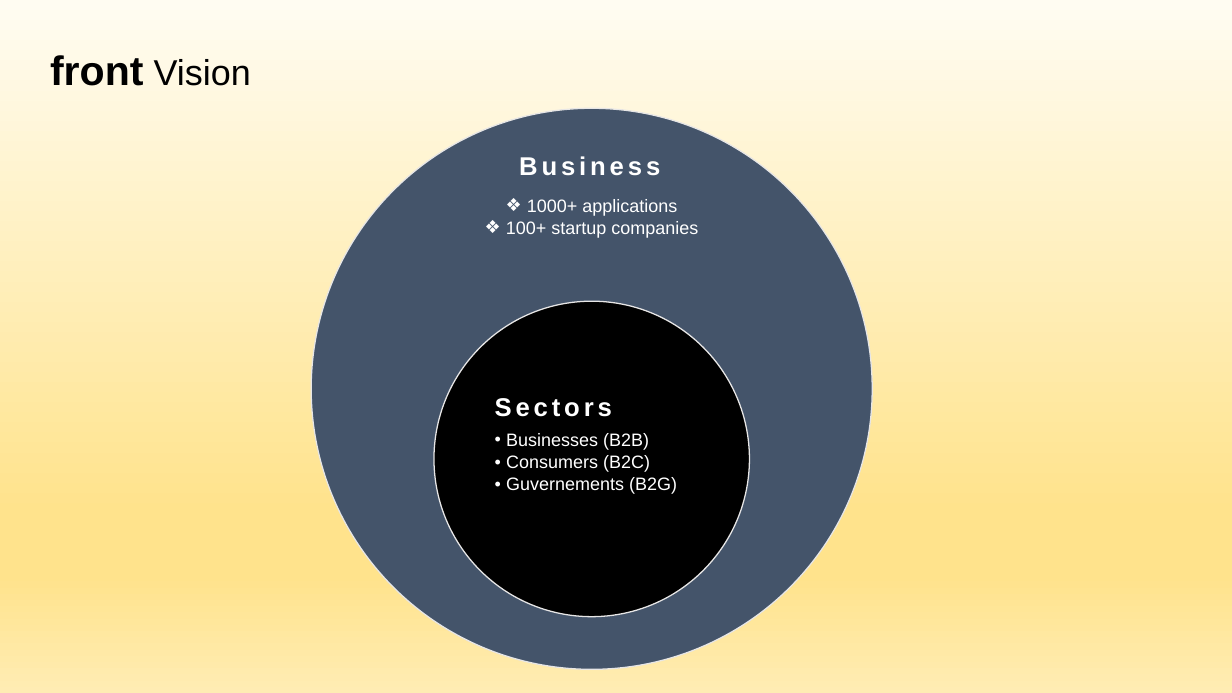
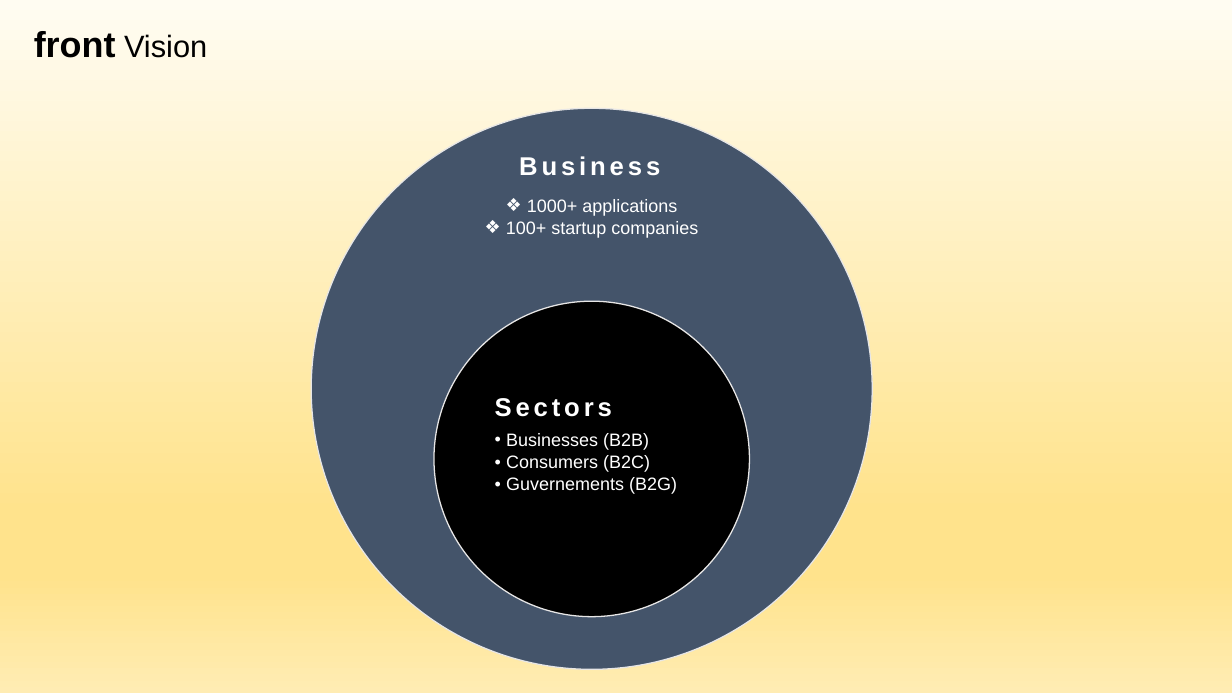
Before and after one commit to aleptra/front, a slide deck: slide 12 of _front.pptx (slide 11 before the commit). Drawn at 1232x693 pixels with LibreOffice and Linux fonts; fonts in the diff are those of the drawing. Boxes give left, top, right and bottom in pixels: in the first picture for what was removed or moved away, otherwise in the second. Text is boxed around its words. In the diff, an @@ line names an element or a change of style, - is before the commit and + after.

```diff
--- a/_front.pptx
+++ b/_front.pptx
@@ text "front Vision": place and size @@
-text "front Vision" at box(50, 55, 251, 86)
+text "front Vision" at box(34, 31, 207, 58)
@@ text "front Vision" at box(34, 31, 207, 58): size 32 to 28 pt in "front"; size 28 to 24 pt in "Vision"; alignment right to left @@
```
Also in this commit, not shown: 16 other slides changed, 2 slides added.
